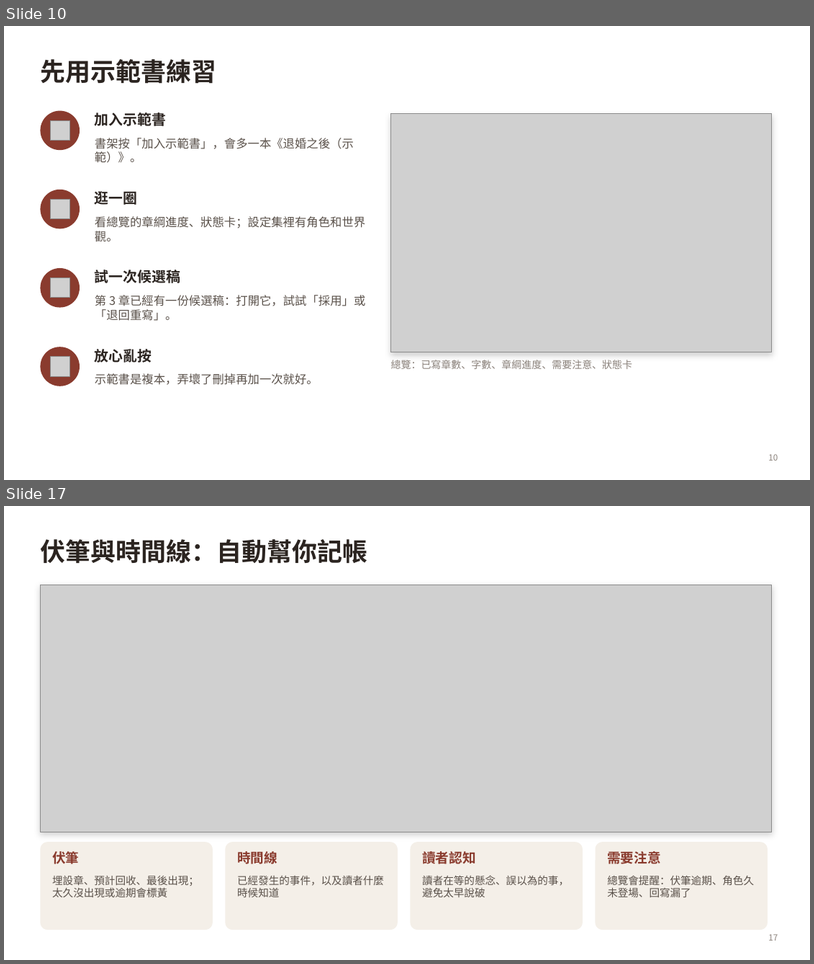
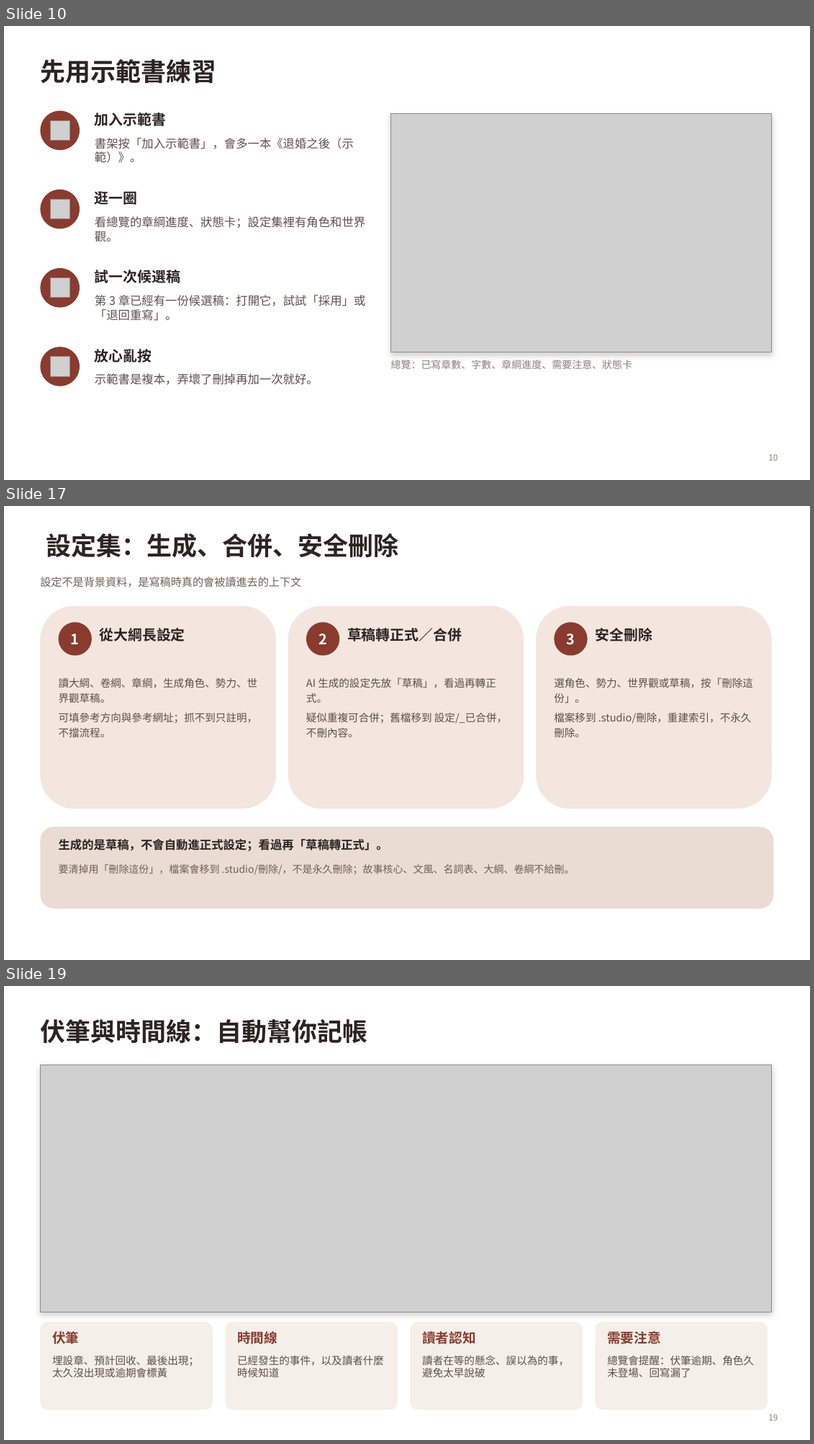
Before and after one commit to yamasoo/novel-studio, a slide deck: demo/小說工作台_新手教學.pptx. Shown one above the other, each under a label of ours: slides 10 and 17 before the commit, slides 10, 17 and 19 after it; the slides between them are not shown. The pictures are 814x964 and 814x1444 pixels, drawn with LibreOffice and Linux fonts; fonts in the diff are those of the drawing; grey boxes stand for pictures. Boxes give left, top, right and bottom in pixels: in the first picture for what was removed or moved away, otherwise in the second. Text is boxed around its words. In the diff, an @@ line names an element or a change of style, - is before the commit and + after.

```diff
--- a/demo/小說工作台_新手教學.pptx
+++ b/demo/小說工作台_新手教學.pptx
@@ slide 17 added at [4,506,810,960], background #FFFFFF @@
@@ title added at [46,533,399,558], 30 pt, text #2B2420, bold @@
+設定集：生成、合併、安全刪除
@@ text added at [40,577,301,587], 13 pt, text #6B6258 @@
+設定不是背景資料，是寫稿時真的會被讀進去的上下文
@@ rounded rectangle added at [40,606,276,808], fill #F3E6DF @@
@@ rounded rectangle added at [288,606,525,808], fill #F3E6DF @@
@@ rounded rectangle added at [536,606,772,808], fill #F3E6DF @@
@@ ellipse added at [59,622,92,656], fill #8A3B2E, 17 pt, text #FFFFFF, bold @@
+1
@@ text added at [100,628,185,641], 17 pt, text #2B2420, bold @@
+從大綱長設定
@@ ellipse added at [306,622,340,656], fill #8A3B2E, 17 pt, text #FFFFFF, bold @@
+2
@@ text added at [347,628,462,641], 17 pt, text #2B2420, bold @@
+草稿轉正式／合併
@@ ellipse added at [555,622,588,656], fill #8A3B2E, 17 pt, text #FFFFFF, bold @@
+3
@@ text added at [595,628,652,641], 17 pt, text #2B2420, bold @@
+安全刪除
@@ text added at [59,677,258,737], 12.5 pt, text #5A514A @@
+讀大綱、卷綱、章綱，生成角色、勢力、世界觀草稿。
+可填參考方向與參考網址；抓不到只註明，不擋流程。
@@ text added at [306,677,507,737], 12.5 pt, text #5A514A @@
+AI 生成的設定先放「草稿」，看過再轉正式。
+疑似重複可合併；舊檔移到 設定/_已合併，不刪內容。
@@ text added at [554,677,754,737], 12.5 pt, text #5A514A @@
+選角色、勢力、世界觀或草稿，按「刪除這份」。
+檔案移到 .studio/刪除，重建索引，不永久刪除。
@@ rounded rectangle added at [40,826,774,908], fill #EADBD3 @@
@@ text added at [59,839,388,851], 14 pt, text #2B2420, bold @@
+生成的是草稿，不會自動進正式設定；看過再「草稿轉正式」。
@@ text added at [59,864,575,875], 12 pt, text #6B6258 @@
+要清掉用「刪除這份」，檔案會移到 .studio/刪除/，不是永久刪除；故事核心、文風、名詞表、大綱、卷綱不給刪。
@@ what was slide 17 is now slide 19 @@
@@ page number at [769,1414,778,1420]: text changed @@
-17
+19
```
Also in this commit, not shown: 12 slides changed, 2 other slides added.
